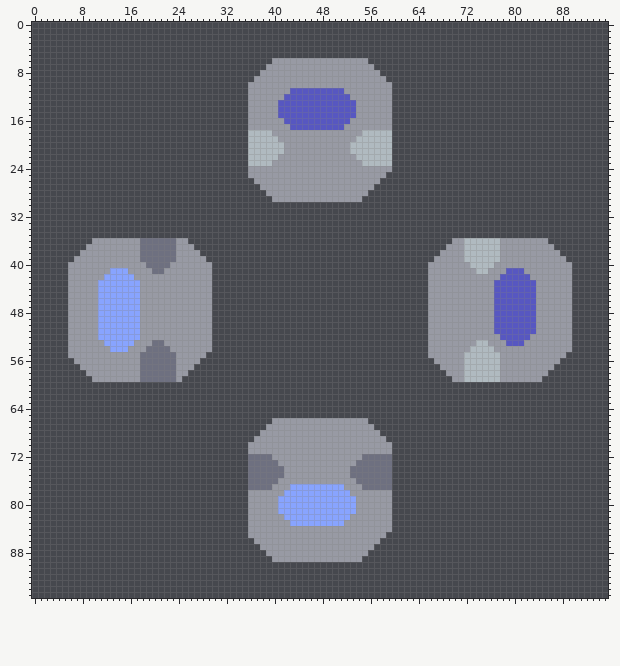
One commit to this sprite sheet: sprites/blocks/production/advanced-vanilla/advanced-water-extractor-rotator.png. That is the earlier state.
The file is 96x96 pixels.
After:
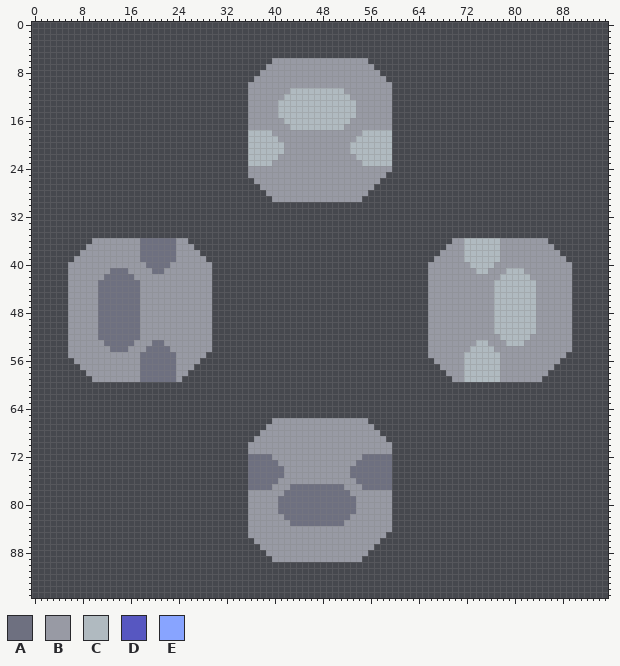
Palette (. is transparent): A #6e7080  B #989aa4  C #b0bac0  D #5757c1  E #88a4ff
From old to new:
y 11: x 43..51 DDDDDDDDD -> CCCCCCCCC
y 12: x 42..52 DDDDDDDDDDD -> CCCCCCCCCCC
y 13..15: x 41..53 DDDDDDDDDDDDD -> CCCCCCCCCCCCC
y 16: x 42..52 DDDDDDDDDDD -> CCCCCCCCCCC
y 17: x 43..51 DDDDDDDDD -> CCCCCCCCC
y 41: x 13..15 EEE -> AAA; x 79..81 DDD -> CCC
y 42: x 12..16 EEEEE -> AAAAA; x 78..82 DDDDD -> CCCCC
y 43..51: x 11..17 EEEEEEE -> AAAAAAA; x 77..83 DDDDDDD -> CCCCCCC
y 52: x 11..17 EEEEEEE -> AAAAAAA; x 78..82 DDDDD -> CCCCC
y 53: x 12..16 EEEEE -> AAAAA; x 79..81 DDD -> CCC
y 54: x 13..15 EEE -> AAA
y 77: x 43..51 EEEEEEEEE -> AAAAAAAAA
y 78: x 42..52 EEEEEEEEEEE -> AAAAAAAAAAA
y 79..81: x 41..53 EEEEEEEEEEEEE -> AAAAAAAAAAAAA
y 82: x 42..52 EEEEEEEEEEE -> AAAAAAAAAAA
y 83: x 43..51 EEEEEEEEE -> AAAAAAAAA
